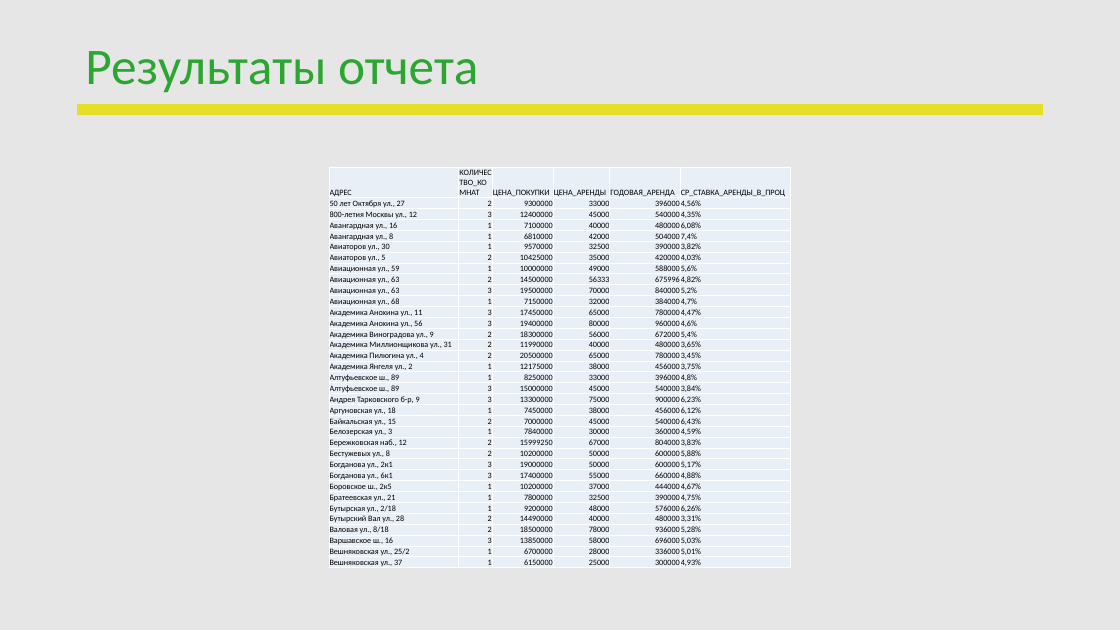
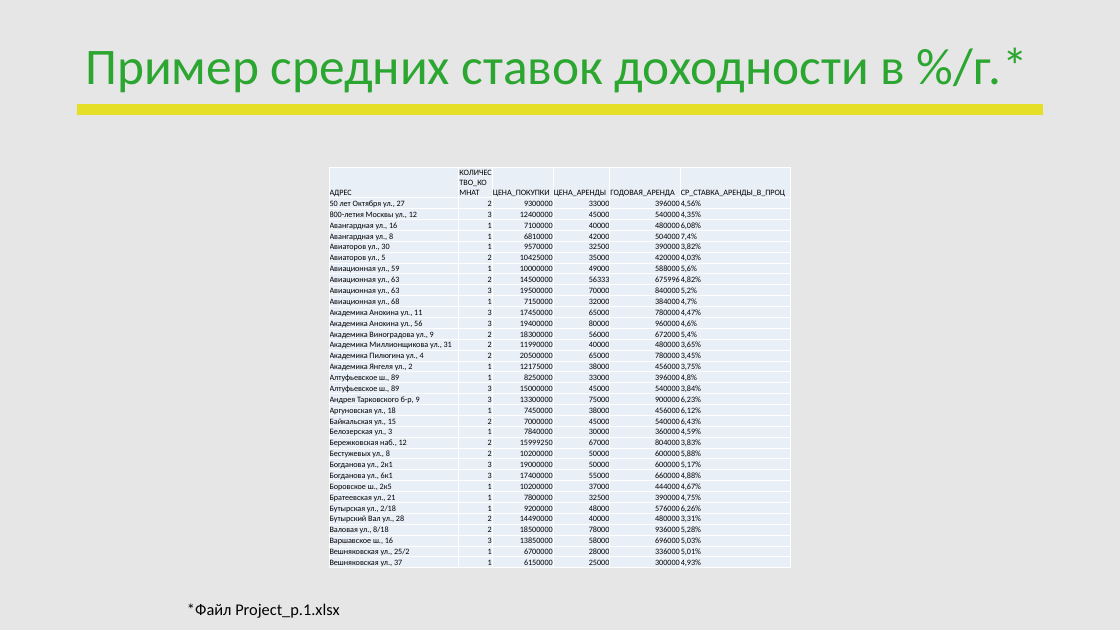
Before and after one commit to Xlodvig4/DE_2022, a slide deck: slide 6 of ПЕРЕЗАПУСК_DE_АлиевМГ.pptx. Drawn at 1120x630 pixels with LibreOffice and Linux fonts; fonts in the diff are those of the drawing; background and template pictures are left out. Boxes give left, top, right and bottom in pixels: in the first picture for what was removed or moved away, otherwise in the second. Text is boxed around its words. In the diff, an @@ line names an element or a change of style, - is before the commit and + after.

```diff
--- a/ПЕРЕЗАПУСК_DE_АлиевМГ.pptx
+++ b/ПЕРЕЗАПУСК_DE_АлиевМГ.pptx
@@ title at <box>85,47,1029,93</box>: text changed @@
-Результаты отчета
+Пример средних ставок доходности в %/г.*
@@ text added at <box>187,603,339,618</box>, 14 pt, text #000000 @@
+*Файл Project_p.1.xlsx
```
Also in this commit, not shown: 2 other slides changed, 1 slide added, 2 other files.
